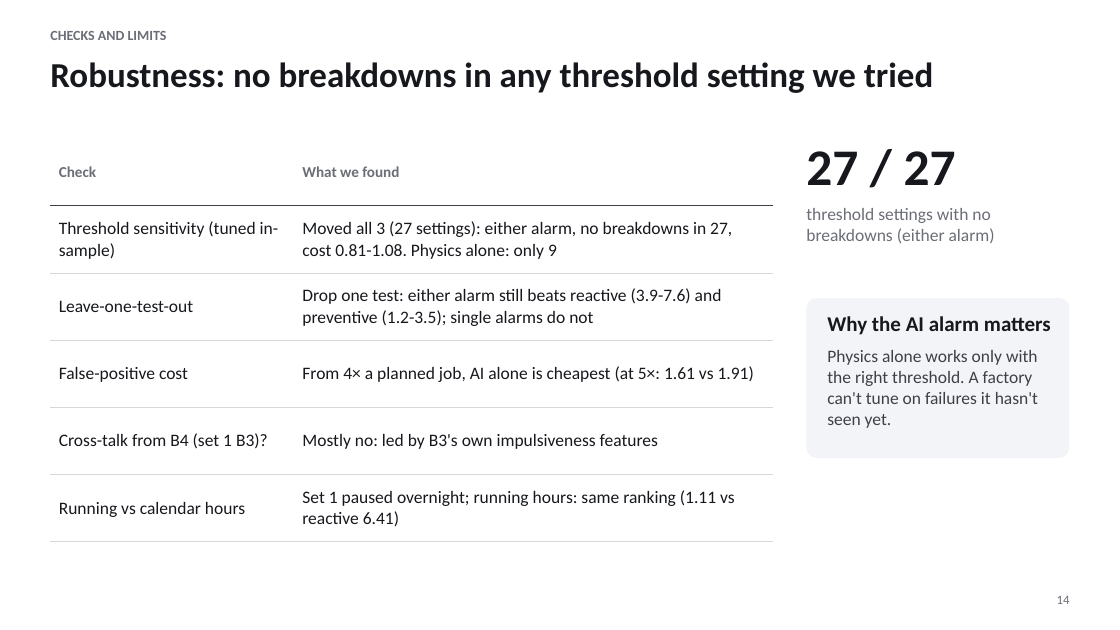
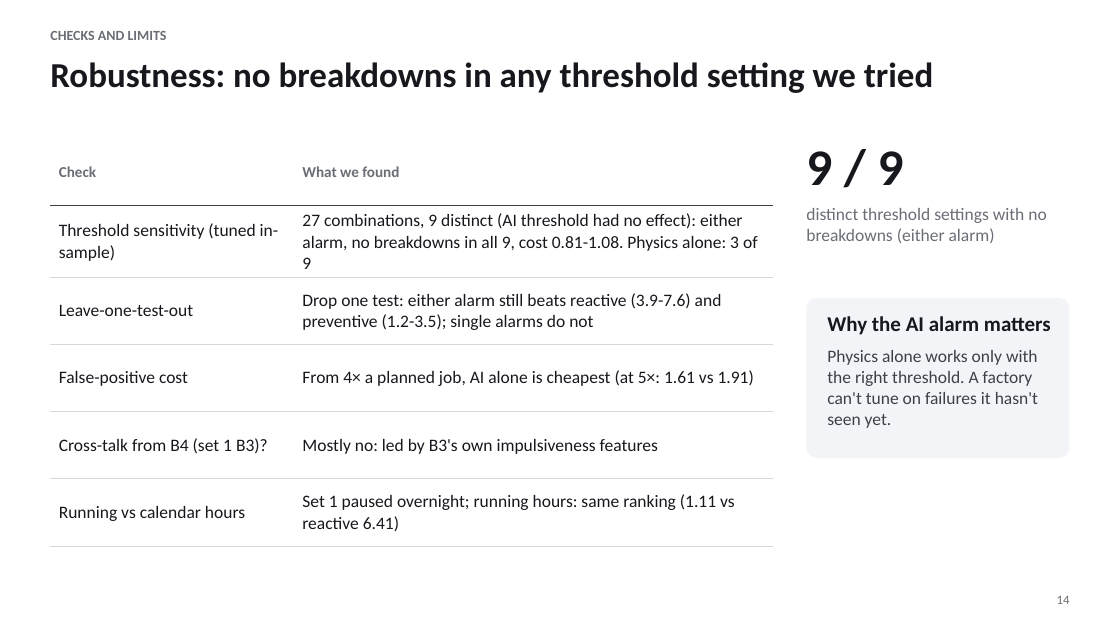
Before and after one commit to Adrian-Jotham/AISmartFactory, a slide deck: slide 14 of predictive_maintenance_part2.pptx. Drawn at 1120x630 pixels with LibreOffice and Linux fonts; fonts in the diff are those of the drawing. Boxes give left, top, right and bottom in pixels: in the first picture for what was removed or moved away, otherwise in the second. Text is boxed around its words. In the diff, an @@ line names an element or a change of style, - is before the commit and + after.

```diff
--- a/predictive_maintenance_part2.pptx
+++ b/predictive_maintenance_part2.pptx
@@ table at [50,139,773,542] @@
-row 2, column 2: Moved all 3 (27 settings): either alarm, no breakdowns in 27, cost 0.81-1.08. Physics alone: only 9
+row 2, column 2: 27 combinations, 9 distinct (AI threshold had no effect): either alarm, no breakdowns in all 9, cost 0.81-1.08. Physics alone: 3 of 9
@@ text at [806,151,904,185]: text changed @@
-27 / 27
+9 / 9
@@ text at [806,208,1046,243]: text changed @@
-threshold settings with no breakdowns (either alarm)
+distinct threshold settings with no breakdowns (either alarm)
```
Also in this commit, not shown: 11 other slides changed, 1 slide added, 23 other files.
